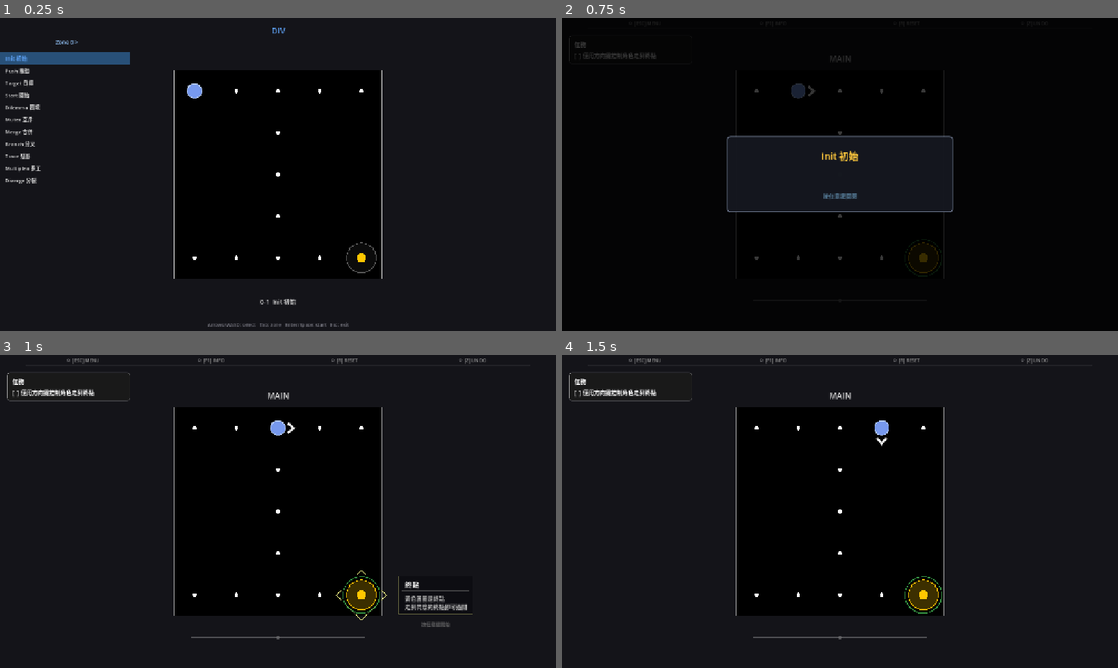
Above: before the commit, frames 1-4 (two rows, left to right).
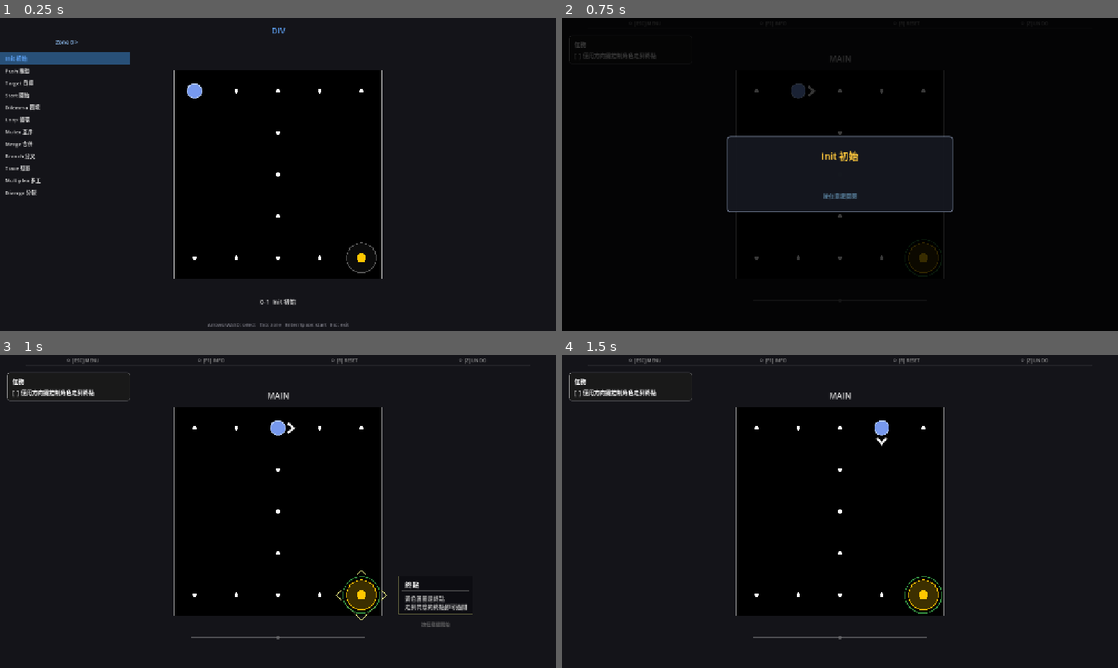
Above: after the commit, the same moments.

Repository: Periodev/DIV
Game: Godot game, scene res://scenes/main.tscn
The game is run twice, just before and just after one commit, with the same random seed, the same clock (stepped at 60 frames per second) and the same inputs.
Inputs:
- Up to frame 1 (0.25 s): no input
- Up to frame 2 (0.75 s): tap Enter at 0.5 s; hold D from 0.53 s (still down); tap R at 0.6 s
- Up to frame 3 (1 s): keep holding D; tap Space at 0.77 s; tap V at 0.8 s
- Up to frame 4 (1.5 s): release D at 1.28 s; hold S from 1.28 s (still down); tap V at 1.35 s

The runs differ from the first frame. In frame 1, 0.4% of the frame differs, in the area x 1-8%, y 31-57%; in frame 2, nothing differs; in frame 3, nothing differs; in frame 4, nothing differs.

Commit message:
Blocking tutorial mode for Dilemma (diverge_guided)
- TutorialController: add diverge_guided 6-step sequence,
  BLOCKING_ACTION const, _blocking_mode flag, get_blocking_action(),
  on_f1_dismissed() guard for sequential prerequisite steps
- GameScene: _input() blocking gate (only required key passes; R/ESC exempt),
  _get_held_direction() blocks all movement during non-movement steps,
  A/D-only during PLAYER_ON_GOAL step
- Level0 Dilemma: tutorial_display=blocking, tutorial=diverge_guided, 6 steps

Co-Authored-By: Claude Sonnet 4.6 <noreply@anthropic.com>

Diff:
--- a/godot/scripts/GameScene.gd
+++ b/godot/scripts/GameScene.gd
@@ -345,6 +345,22 @@
 	if not key_event.pressed:
 		return
 
+	# Blocking tutorial gate: only the required key is accepted.
+	# R and ESC are always allowed so the player can reset or exit.
+	var _req_action := tutorial.get_blocking_action()
+	if _req_action != "":
+		if key != KEY_R and key != KEY_ESCAPE:
+			if _req_action == "horizontal":
+				# A/D movement is polled in _process(); block all _input() keys here.
+				return
+			var _allowed_key := 0
+			match _req_action:
+				"f1":       _allowed_key = KEY_F1
+				"branch_v": _allowed_key = KEY_V
+				"tab":      _allowed_key = KEY_TAB
+			if key != _allowed_key:
+				return
+
 	match key:
 		# Movement keys are polled in _process() for held-key repeat — not here.
 
@@ -410,10 +426,15 @@
 
 # Returns the movement direction currently held by the player, or (0,0) if none.
 func _get_held_direction() -> Vector2i:
-	if Input.is_key_pressed(KEY_W) or Input.is_key_pressed(KEY_UP):
-		return Vector2i(0, -1)
-	if Input.is_key_pressed(KEY_S) or Input.is_key_pressed(KEY_DOWN):
-		return Vector2i(0, 1)
+	var req := tutorial.get_blocking_action()
+	if req != "" and req != "horizontal":
+		return Vector2i(0, 0)
+	var horizontal_only := req == "horizontal"
+	if not horizontal_only:
+		if Input.is_key_pressed(KEY_W) or Input.is_key_pressed(KEY_UP):
+			return Vector2i(0, -1)
+		if Input.is_key_pressed(KEY_S) or Input.is_key_pressed(KEY_DOWN):
+			return Vector2i(0, 1)
 	if Input.is_key_pressed(KEY_A) or Input.is_key_pressed(KEY_LEFT):
 		return Vector2i(-1, 0)
 	if Input.is_key_pressed(KEY_D) or Input.is_key_pressed(KEY_RIGHT):
--- a/godot/scripts/TutorialController.gd
+++ b/godot/scripts/TutorialController.gd
@@ -22,8 +22,6 @@
 		Check.SWITCH_ACTIVATED,
 		Check.INPUT_TAB,
 		Check.SWITCH_ALL_CROSS,
-		Check.GOAL_ACTIVE_CROSS,
-		Check.MERGE_SUCCESS,
 	],
 	"preview_intro": [
 		Check.HAS_BRANCHED,
@@ -49,6 +47,33 @@
 		Check.GAIN_DIV_POINT,
 		Check.BRANCH_TWICE,
 	],
+	"diverge_guided": [
+		Check.SWITCH_ACTIVATED,
+		Check.INPUT_F1_DISMISS,
+		Check.HAS_BRANCHED,
+		Check.INPUT_TAB,
+		Check.PLAYER_ON_GOAL,
+		Check.MERGE_SUCCESS,
+	],
+	"loop_practice": [
+		Check.HAS_BRANCHED,
+		Check.SWITCH_ALL_CROSS,
+		Check.INPUT_TAB,
+		Check.MERGE_SUCCESS,
+	],
+	"branch_only":    [Check.HAS_BRANCHED],
+	"switches_cross": [Check.SWITCH_ALL_CROSS],
+}
+
+## Blocking tutorial: check → required action string.
+## "" = no blocking (free step). "horizontal" = A/D movement only.
+const BLOCKING_ACTION := {
+	Check.SWITCH_ACTIVATED:  "",
+	Check.INPUT_F1_DISMISS:  "f1",
+	Check.HAS_BRANCHED:      "branch_v",
+	Check.INPUT_TAB:         "tab",
+	Check.PLAYER_ON_GOAL:    "horizontal",
+	Check.MERGE_SUCCESS:     "branch_v",
 }
 
 ## Highlight node names used by SystemCalloutUI (control bar).
@@ -110,6 +135,7 @@
 var _was_branched: bool = false
 var _branch_v_accum: int = 0
 var _sequential_mode: bool = false
+var _blocking_mode: bool = false
 
 # Checklist state: array of { "label": String, "check": Check, "done": bool }
 var _items: Array = []
@@ -123,7 +149,8 @@
 	_last_bbcode = ""
 	_was_branched = false
 	_branch_v_accum = 0
-	_sequential_mode = display_mode == "sequential"
+	_blocking_mode = display_mode == "blocking"
+	_sequential_mode = display_mode == "sequential" or _blocking_mode
 	_active = tutorial_id != "" and TUTORIAL_CHECKS.has(tutorial_id)
 	if not _active:
 		return
@@ -152,6 +179,17 @@
 	_active = false
 
 
+## Returns the required blocking action for the current step, or "" if no blocking.
+## "f1" = F1 key; "branch_v" = V key; "tab" = Tab key; "horizontal" = A/D only; "" = free.
+func get_blocking_action() -> String:
+	if not _blocking_mode or not _active:
+		return ""
+	for item in _items:
+		if not item["done"]:
+			return BLOCKING_ACTION.get(item["check"], "")
+	return ""
+
+
 ## Returns spotlight sequence for this tutorial ID, or [] if none.
 func get_spotlight_sequence() -> Array:
 	if SPOTLIGHT_SEQUENCES.has(_tutorial_id):
@@ -194,8 +232,15 @@
 		if _items[i]["done"]:
 			continue
 		if _items[i]["check"] == Check.INPUT_F1_DISMISS:
-			_complete_item(i)
-			_evaluate_checks()
+			# In blocking mode, only complete if all previous steps are already done.
+			var prev_done := true
+			for j in i:
+				if not _items[j]["done"]:
+					prev_done = false
+					break
+			if prev_done:
+				_complete_item(i)
+				_evaluate_checks()
 			break
 
 
Not shown, changed: godot/Level/Level0.txt
